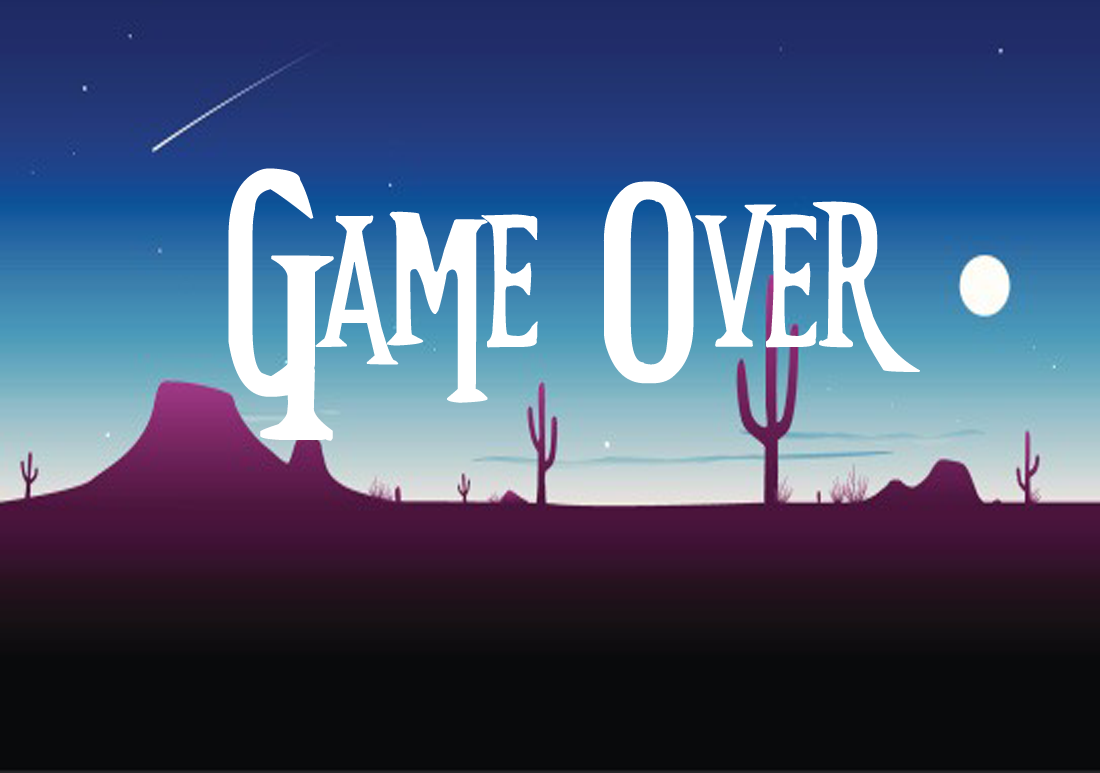
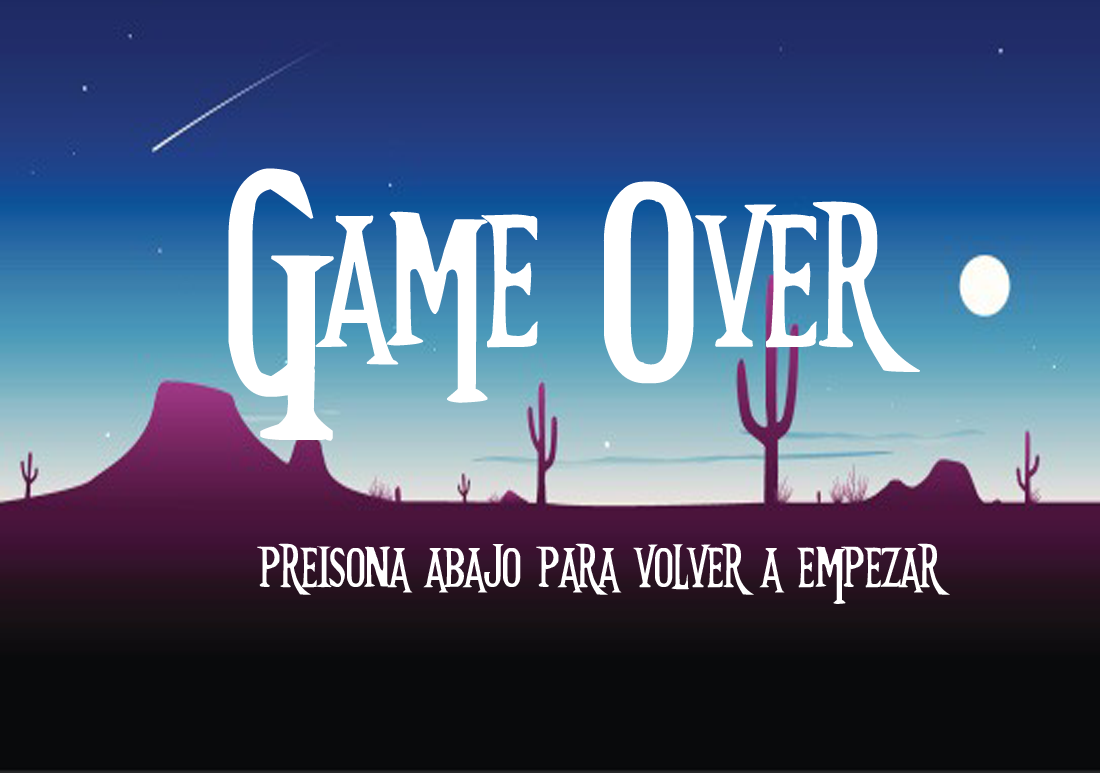
The second 1100px x 773px image is a revision of the first. Changes to its layers:
added layer "preisona abajo para volver a empezar" above "Game Over" over bbox(257, 543, 950, 604)
